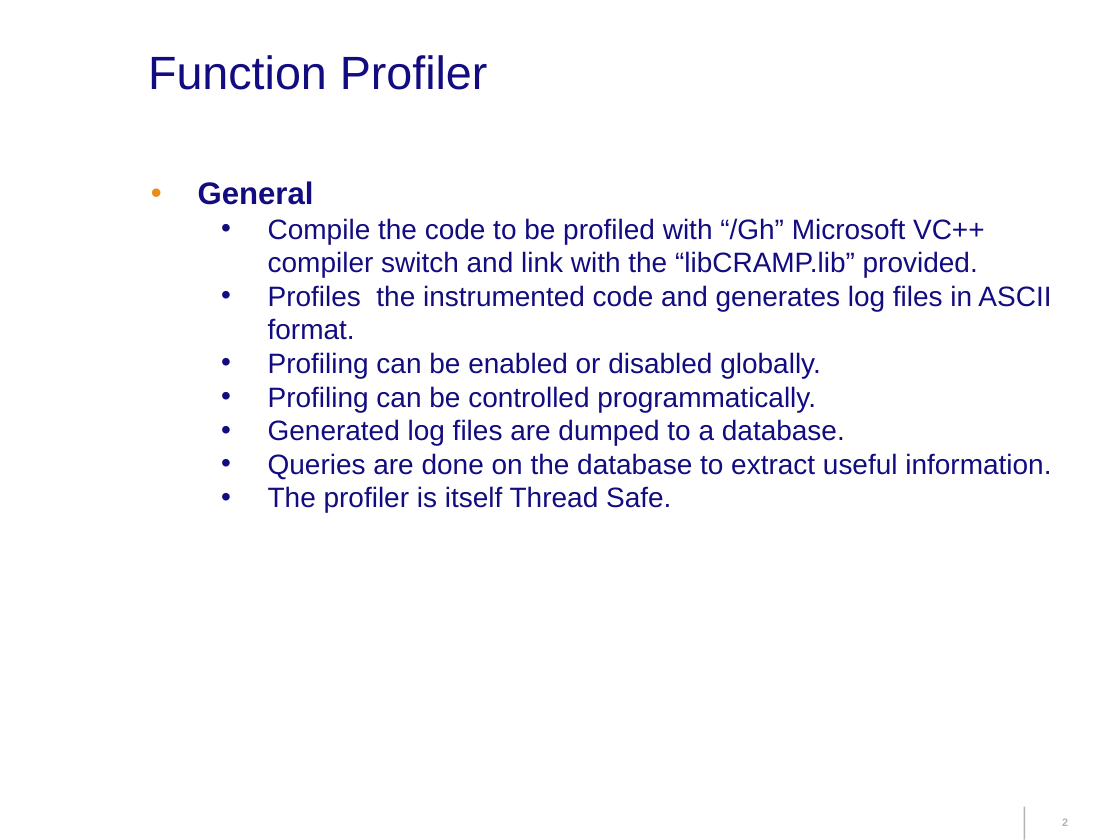
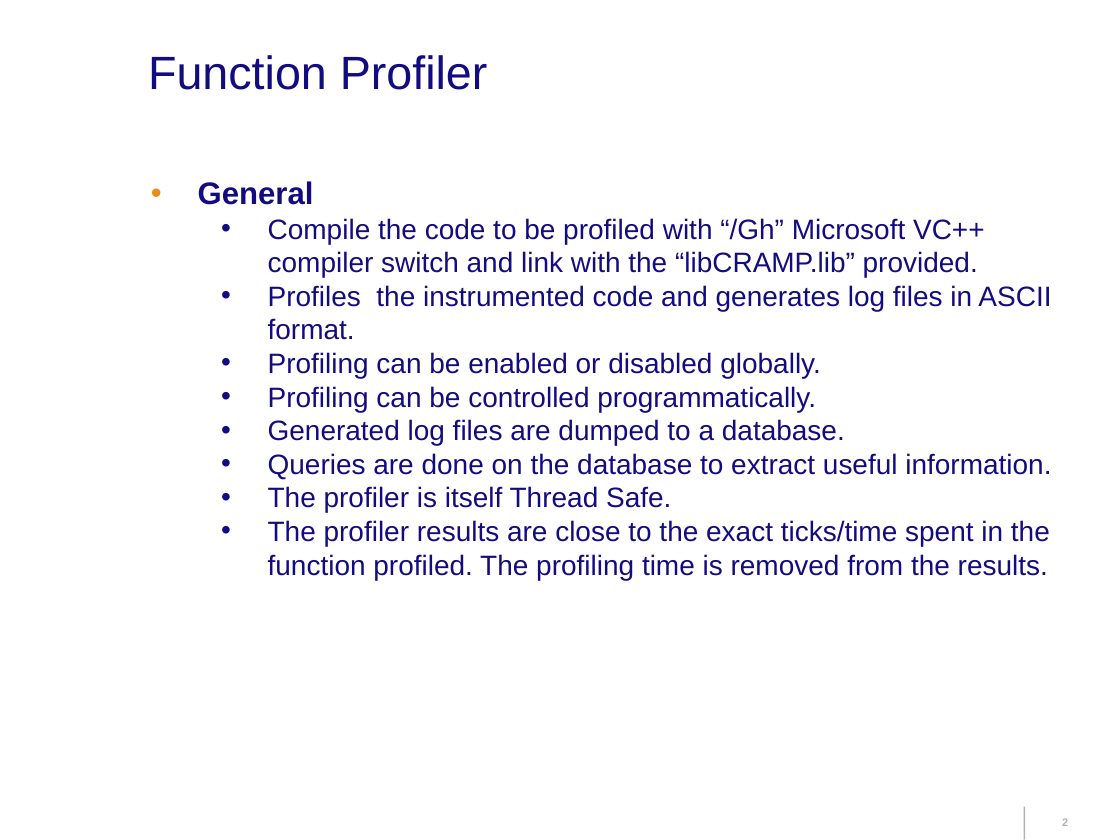
Before and after one commit to 0xdky/cramp, a slide deck: slide 2 of docs/CRAMP.ppt. Drawn at 1120x840 pixels with LibreOffice and Linux fonts; fonts in the diff are those of the drawing; background and template pictures are left out. Boxes give left, top, right and bottom in pixels: in the first picture for what was removed or moved away, otherwise in the second. Text is boxed around its words. In the diff, an @@ line names an element or a change of style, - is before the commit and + after.

Commit message:
update

```diff
--- a/docs/CRAMP.ppt
+++ b/docs/CRAMP.ppt
@@ text at <box>268,520,1050,580</box>: paragraph added @@
+  • The profiler results are close to the exact ticks/time spent in the function profiled. The profiling time is removed from the results.
```
Also in this commit, not shown: 1 other slide changed.
